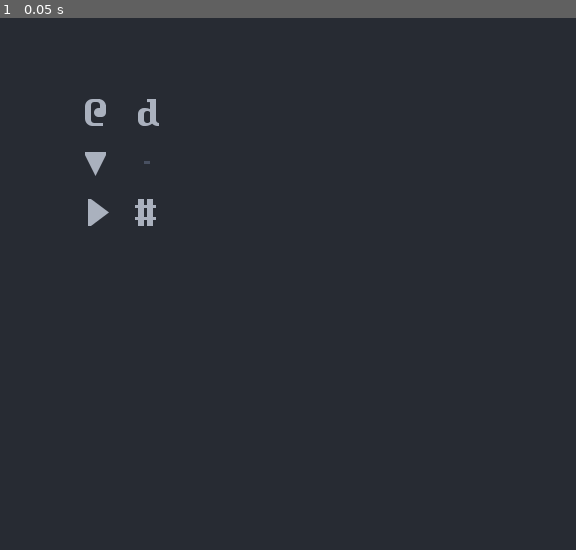
Above: before the commit, frame 1.
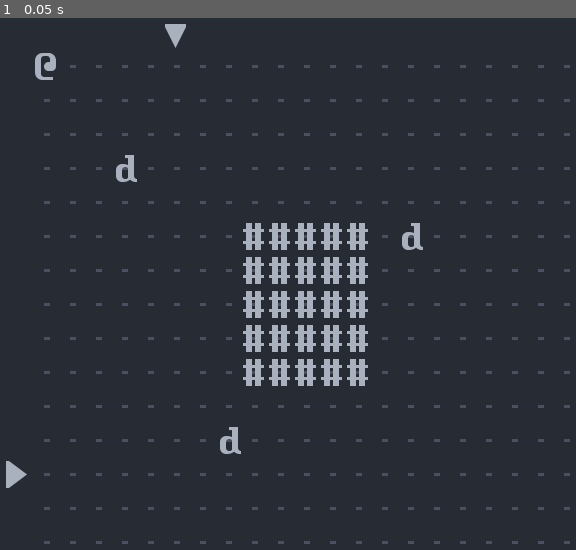
Above: after the commit, the same moment.

Repository: Bozar/GodotRoguelikeTutorial
Game: Godot game, scene res://scene/main/MainScene.tscn
Same seed, same stepped clock (60 frames per second), same inputs: the game is played once before the commit and once after it.
Inputs:
- Up to frame 1 (0.05 s): no input

The runs differ from the first frame. In frame 1, 6.0% of the frame differs, in the area x 1-99%, y 1-99%.

Commit message:
Generate a static dungeon.

Diff:
--- /dev/null
+++ b/03/library/ConvertCoord.gd
@@ -0,0 +1,20 @@
+const START_X: int = 50
+const START_Y: int = 54
+const STEP_X: int = 26
+const STEP_Y: int = 34
+
+
+func vector_to_array(vector_coord: Vector2) -> Array:
+	var x: int = ((vector_coord.x - START_X) / STEP_X) as int
+	var y: int = ((vector_coord.y - START_Y) / STEP_Y) as int
+
+	return [x, y]
+
+
+func index_to_vector(x: int, y: int,
+		x_offset: int = 0, y_offset: int = 0) -> Vector2:
+
+	var x_vector: int = START_X + STEP_X * x + x_offset
+	var y_vector: int = START_Y + STEP_Y * y + y_offset
+
+	return Vector2(x_vector, y_vector)
--- /dev/null
+++ b/03/library/DungeonSize.gd
@@ -0,0 +1,7 @@
+const MAX_X: int = 21
+const MAX_Y: int = 15
+
+const CENTER_X: int = 10
+const CENTER_Y: int = 7
+
+const ARROW_MARGIN: int = 32
--- /dev/null
+++ b/03/library/GroupName.gd
@@ -0,0 +1,7 @@
+const DWARF: String = "dwarf"
+const PC: String = "pc"
+
+const FLOOR: String = "floor"
+const WALL: String = "wall"
+
+const ARROW: String = "arrow"
--- /dev/null
+++ b/03/scene/main/InitWorld.gd
@@ -0,0 +1,67 @@
+extends Node2D
+
+
+const Player := preload("res://sprite/PC.tscn")
+const Dwarf := preload("res://sprite/Dwarf.tscn")
+const Floor := preload("res://sprite/Floor.tscn")
+const Wall := preload("res://sprite/Wall.tscn")
+const ArrowX := preload("res://sprite/ArrowX.tscn")
+const ArrowY := preload("res://sprite/ArrowY.tscn")
+
+var _new_ConvertCoord := preload("res://library/ConvertCoord.gd").new()
+var _new_DungeonSize := preload("res://library/DungeonSize.gd").new()
+var _new_GroupName := preload("res://library/GroupName.gd").new()
+
+
+func _ready() -> void:
+	_init_floor()
+	_init_wall()
+	_init_dwarf()
+	_init_PC()
+	_init_indicator()
+
+
+func _init_dwarf() -> void:
+	_create_sprite(Dwarf, _new_GroupName.DWARF, 3, 3)
+	_create_sprite(Dwarf, _new_GroupName.DWARF, 14, 5)
+	_create_sprite(Dwarf, _new_GroupName.DWARF, 7, 11)
+
+
+func _init_PC() -> void:
+	_create_sprite(Player, _new_GroupName.PC, 0, 0)
+
+
+func _init_floor() -> void:
+	for i in range(_new_DungeonSize.MAX_X):
+		for j in range(_new_DungeonSize.MAX_Y):
+			_create_sprite(Floor, _new_GroupName.FLOOR, i, j)
+
+
+func _init_wall() -> void:
+	var shift: int = 2
+	var min_x: int = _new_DungeonSize.CENTER_X - shift
+	var max_x: int = _new_DungeonSize.CENTER_X + shift + 1
+	var min_y: int = _new_DungeonSize.CENTER_Y - shift
+	var max_y: int = _new_DungeonSize.CENTER_Y + shift + 1
+
+	for i in range(min_x, max_x):
+		for j in range(min_y, max_y):
+			_create_sprite(Wall, _new_GroupName.WALL, i, j)
+
+
+func _init_indicator() -> void:
+	_create_sprite(ArrowX, _new_GroupName.ARROW, 0, 12,
+			-_new_DungeonSize.ARROW_MARGIN)
+	_create_sprite(ArrowY, _new_GroupName.ARROW, 5, 0,
+			0, -_new_DungeonSize.ARROW_MARGIN)
+
+
+func _create_sprite(prefab: PackedScene, group: String, x: int, y: int,
+		x_offset: int = 0, y_offset: int = 0) -> void:
+
+	var new_sprite: Sprite = prefab.instance() as Sprite
+	new_sprite.position = _new_ConvertCoord.index_to_vector(
+			x, y, x_offset, y_offset)
+	new_sprite.add_to_group(group)
+
+	add_child(new_sprite)
--- a/03/scene/main/MainScene.tscn
+++ b/03/scene/main/MainScene.tscn
@@ -1,28 +1,8 @@
-[gd_scene load_steps=7 format=2]
+[gd_scene load_steps=2 format=2]
 
-[ext_resource path="res://sprite/PC.tscn" type="PackedScene" id=1]
-[ext_resource path="res://sprite/ArrowX.tscn" type="PackedScene" id=2]
-[ext_resource path="res://sprite/ArrowY.tscn" type="PackedScene" id=3]
-[ext_resource path="res://sprite/Dwarf.tscn" type="PackedScene" id=4]
-[ext_resource path="res://sprite/Floor.tscn" type="PackedScene" id=5]
-[ext_resource path="res://sprite/Wall.tscn" type="PackedScene" id=6]
+[ext_resource path="res://scene/main/InitWorld.gd" type="Script" id=1]
 
 [node name="MainScene" type="Node2D"]
 
-[node name="PC" parent="." instance=ExtResource( 1 )]
-position = Vector2( 100, 100 )
-
-[node name="ArrowX" parent="." instance=ExtResource( 2 )]
-position = Vector2( 100, 150 )
-
-[node name="ArrowY" parent="." instance=ExtResource( 3 )]
-position = Vector2( 100, 200 )
-
-[node name="Dwarf" parent="." instance=ExtResource( 4 )]
-position = Vector2( 150, 100 )
-
-[node name="Floor" parent="." instance=ExtResource( 5 )]
-position = Vector2( 150, 150 )
-
-[node name="Wall" parent="." instance=ExtResource( 6 )]
-position = Vector2( 150, 200 )
+[node name="InitWorld" type="Node2D" parent="."]
+script = ExtResource( 1 )
--- a/03/sprite/ArrowX.tscn
+++ b/03/sprite/ArrowX.tscn
@@ -5,7 +5,7 @@
 [sub_resource type="AtlasTexture" id=1]
 flags = 4
 atlas = ExtResource( 1 )
-region = Rect2( 360, 36, 24, 36 )
+region = Rect2( 0, 36, 24, 36 )
 
 [node name="ArrowX" type="Sprite"]
 modulate = Color( 0.670588, 0.698039, 0.74902, 1 )
--- a/03/sprite/ArrowY.tscn
+++ b/03/sprite/ArrowY.tscn
@@ -5,7 +5,7 @@
 [sub_resource type="AtlasTexture" id=1]
 flags = 4
 atlas = ExtResource( 1 )
-region = Rect2( 0, 36, 24, 36 )
+region = Rect2( 360, 36, 24, 36 )
 
 [node name="ArrowY" type="Sprite"]
 modulate = Color( 0.670588, 0.698039, 0.74902, 1 )
--- a/03/sprite/Dwarf.tscn
+++ b/03/sprite/Dwarf.tscn
@@ -9,4 +9,5 @@
 
 [node name="Dwarf" type="Sprite"]
 modulate = Color( 0.670588, 0.698039, 0.74902, 1 )
+z_index = 1
 texture = SubResource( 1 )
--- a/03/sprite/PC.tscn
+++ b/03/sprite/PC.tscn
@@ -9,4 +9,5 @@
 
 [node name="PC" type="Sprite"]
 modulate = Color( 0.670588, 0.698039, 0.74902, 1 )
+z_index = 1
 texture = SubResource( 1 )
--- a/03/sprite/Wall.tscn
+++ b/03/sprite/Wall.tscn
@@ -9,4 +9,5 @@
 
 [node name="Wall" type="Sprite"]
 modulate = Color( 0.670588, 0.698039, 0.74902, 1 )
+z_index = 1
 texture = SubResource( 1 )
